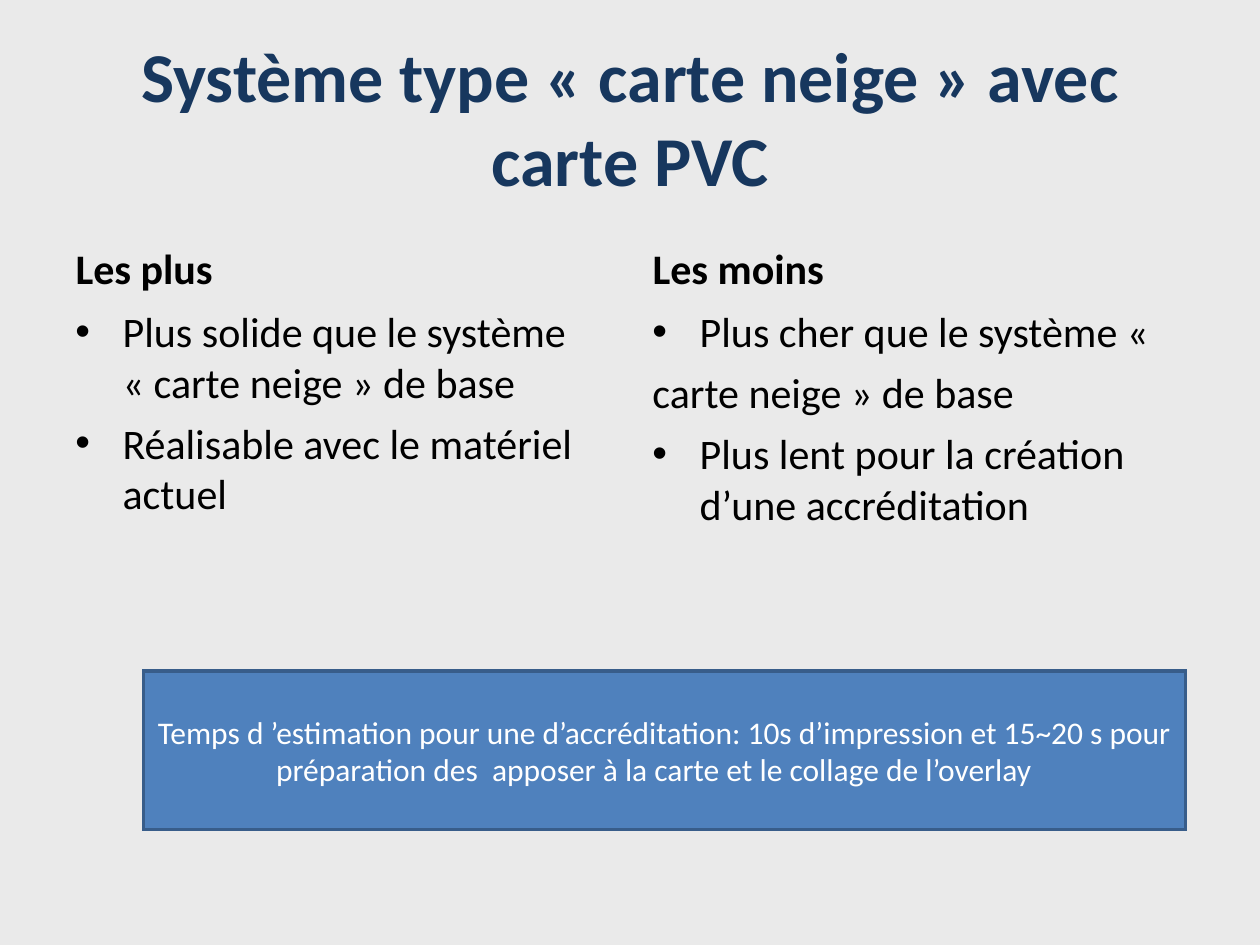
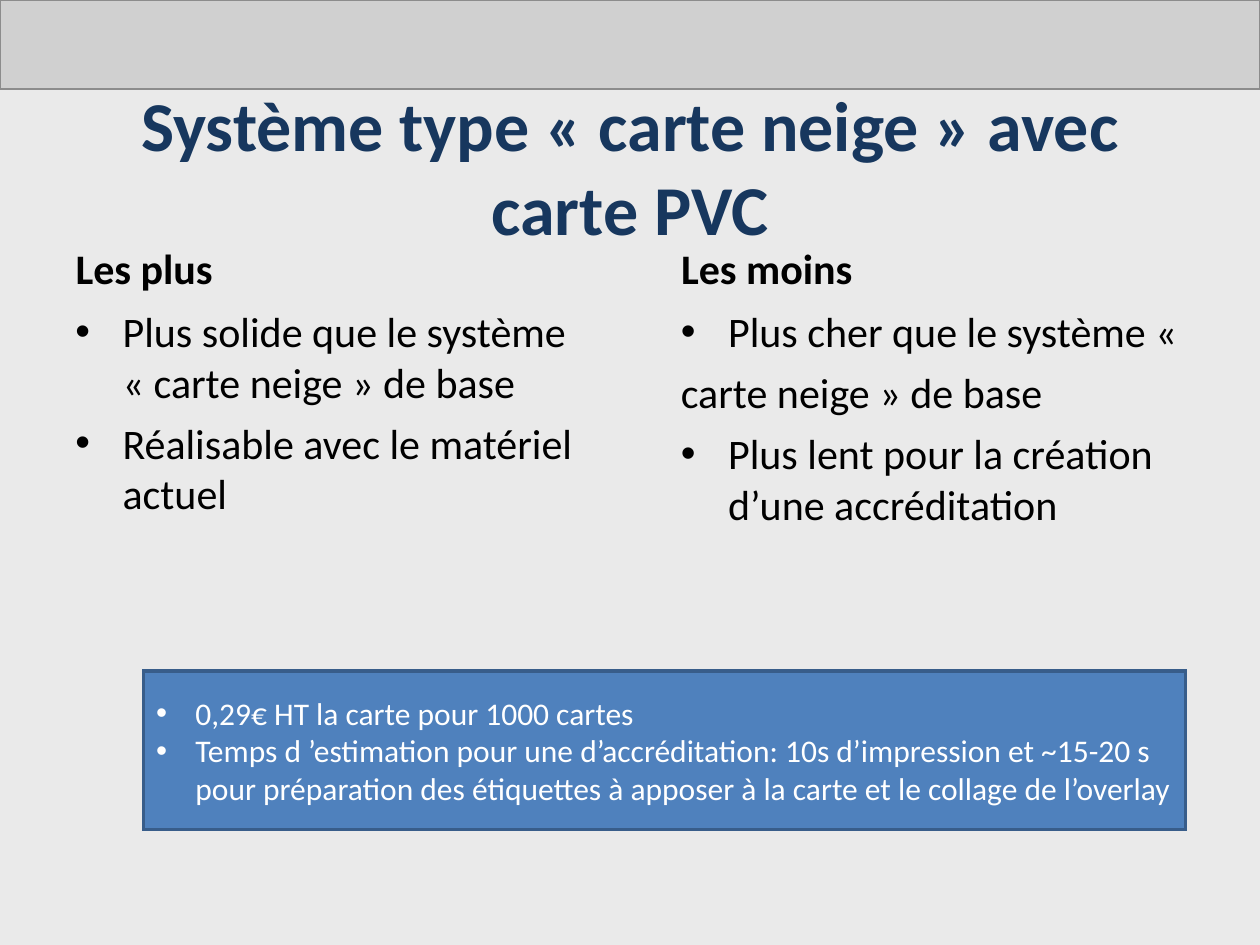
Before and after one commit to AdrienLombard/SimplePass, a slide deck: slide 4 of source/Systéme d'impression- Bilan intermédiaire - Version Adrien.ppt. Drawn at 1260x945 pixels with LibreOffice and Linux fonts; fonts in the diff are those of the drawing; grey boxes stand for pictures. Boxes give left, top, right and bottom in pixels: in the first picture for what was removed or moved away, otherwise in the second. Text is boxed around its words. In the diff, an @@ line names an element or a change of style, - is before the commit and + after.

Commit message:
Correction orthographique de la présentation des systèmes d'impression

```diff
--- a/source/Systéme d'impression- Bilan intermédiaire - Version Adrien.ppt
+++ b/source/Systéme d'impression- Bilan intermédiaire - Version Adrien.ppt
@@ picture added at [0,0,1260,89] @@
@@ title "Système type « carte neige ...": place and size @@
-title "Système type « carte neige ..." at [141,53,1118,187]
+title "Système type « carte neige ..." at [141,102,1118,236]
@@ text "Les moins": place and size @@
-text "Les moins" at [653,254,824,285]
+text "Les moins" at [681,254,852,285]
@@ text "Plus cher que le système ...": place and size @@
-text "Plus cher que le système ..." at [652,317,1124,521]
+text "Plus cher que le système ..." at [681,317,1153,521]
@@ text in rectangle at [195,703,1170,806]: text changed @@
-Temps d ’estimation pour une d’accréditation: 10s d’impression et 15~20 s pour préparation des apposer à la carte et le collage de l’overlay
+• 0,29€ HT la carte pour 1000 cartes
+• Temps d ’estimation pour une d’accréditation: 10s d’impression et ~15-20 s pour préparation des étiquettes à apposer à la carte et le collage de l’overlay
```
Also in this commit, not shown: 4 other slides changed.
